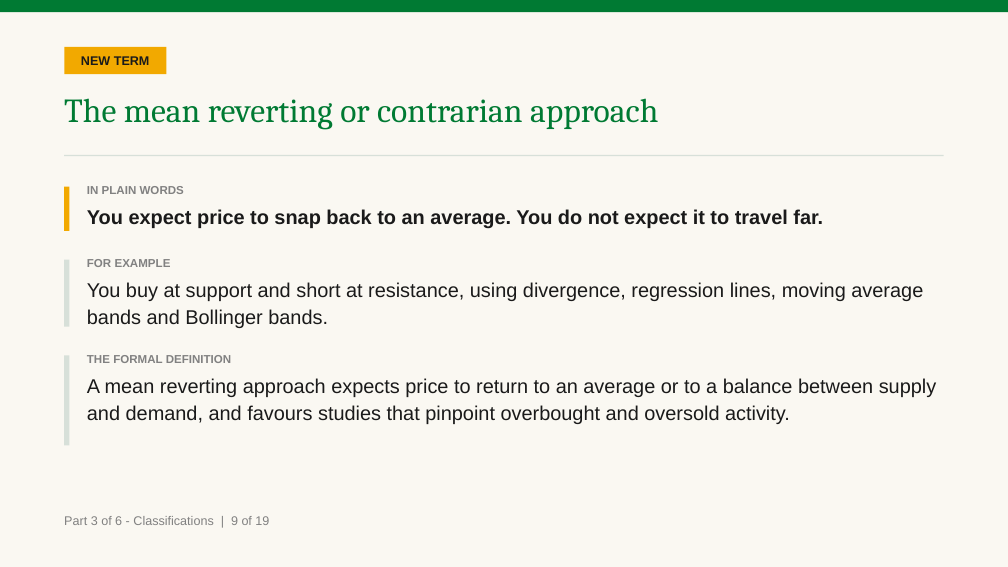
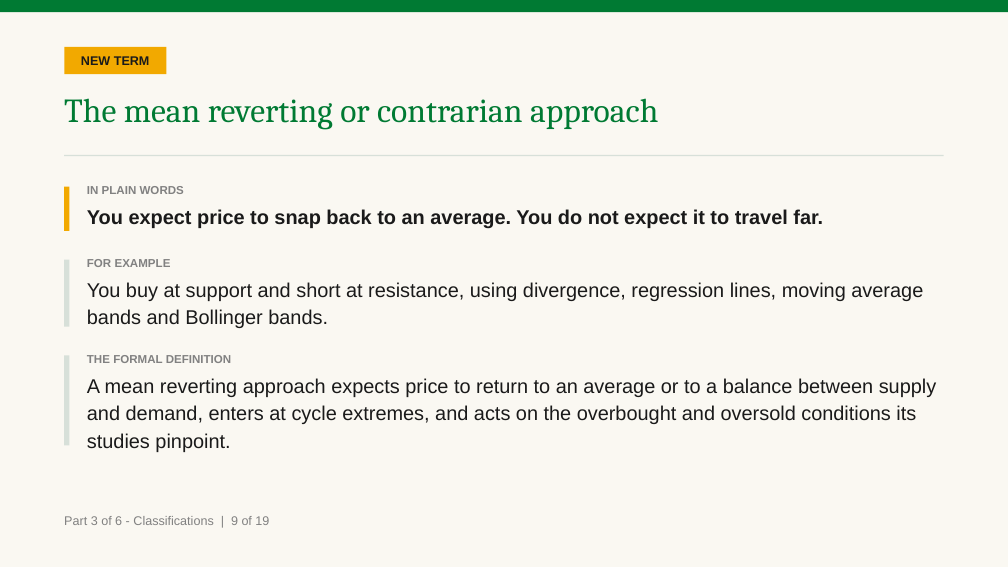
Before and after one commit to benjiesotelo-sudo/Telos_FIN1209, a slide deck: slide 83 of chapter-01/FIN1209-Chapter-01.pptx. Drawn at 1008x567 pixels with LibreOffice and Linux fonts; fonts in the diff are those of the drawing. Boxes give left, top, right and bottom in pixels: in the first picture for what was removed or moved away, otherwise in the second. Text is boxed around its words. In the diff, an @@ line names an element or a change of style, - is before the commit and + after.

```diff
--- a/chapter-01/FIN1209-Chapter-01.pptx
+++ b/chapter-01/FIN1209-Chapter-01.pptx
@@ text at [87, 378, 937, 452]: text changed @@
-A mean reverting approach expects price to return to an average or to a balance between supply and demand, and favours studies that pinpoint overbought and oversold activity.
+A mean reverting approach expects price to return to an average or to a balance between supply and demand, enters at cycle extremes, and acts on the overbought and oversold conditions its studies pinpoint.
```
Also in this commit, not shown: 8 other slides changed, 5 other files.
